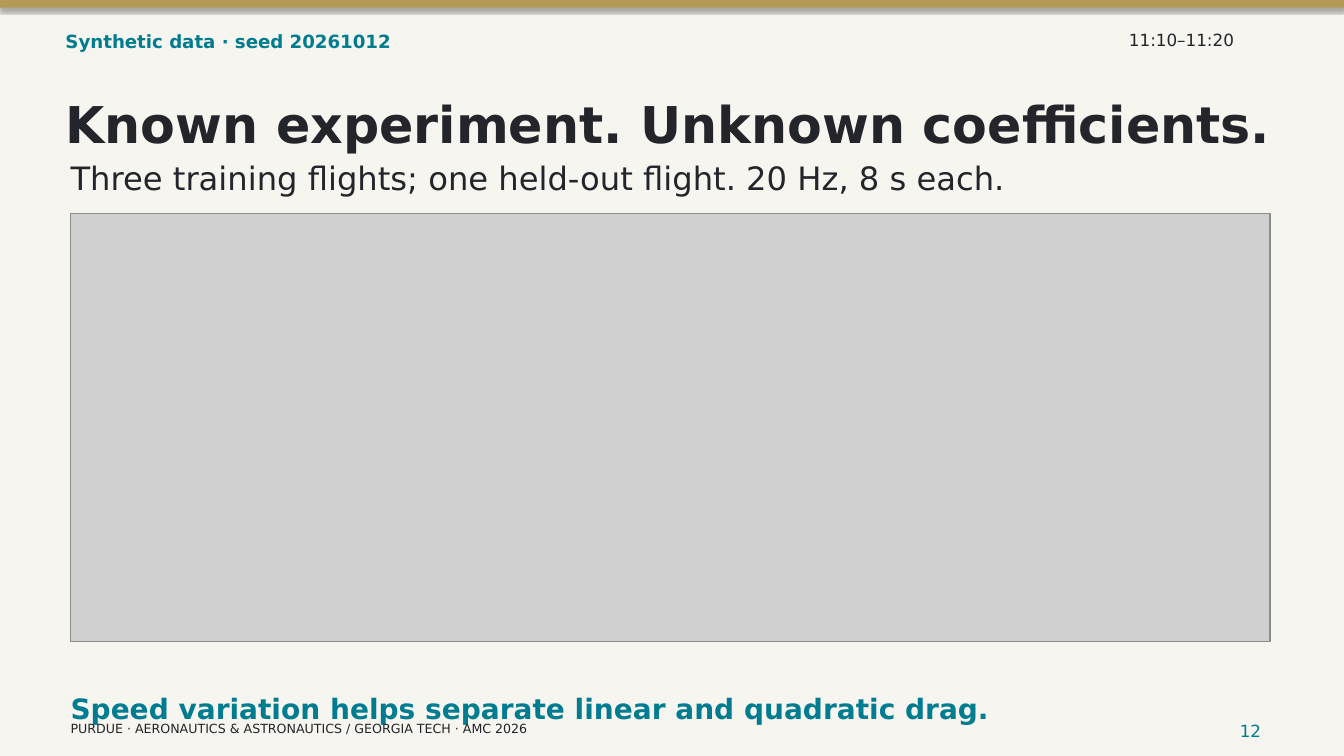
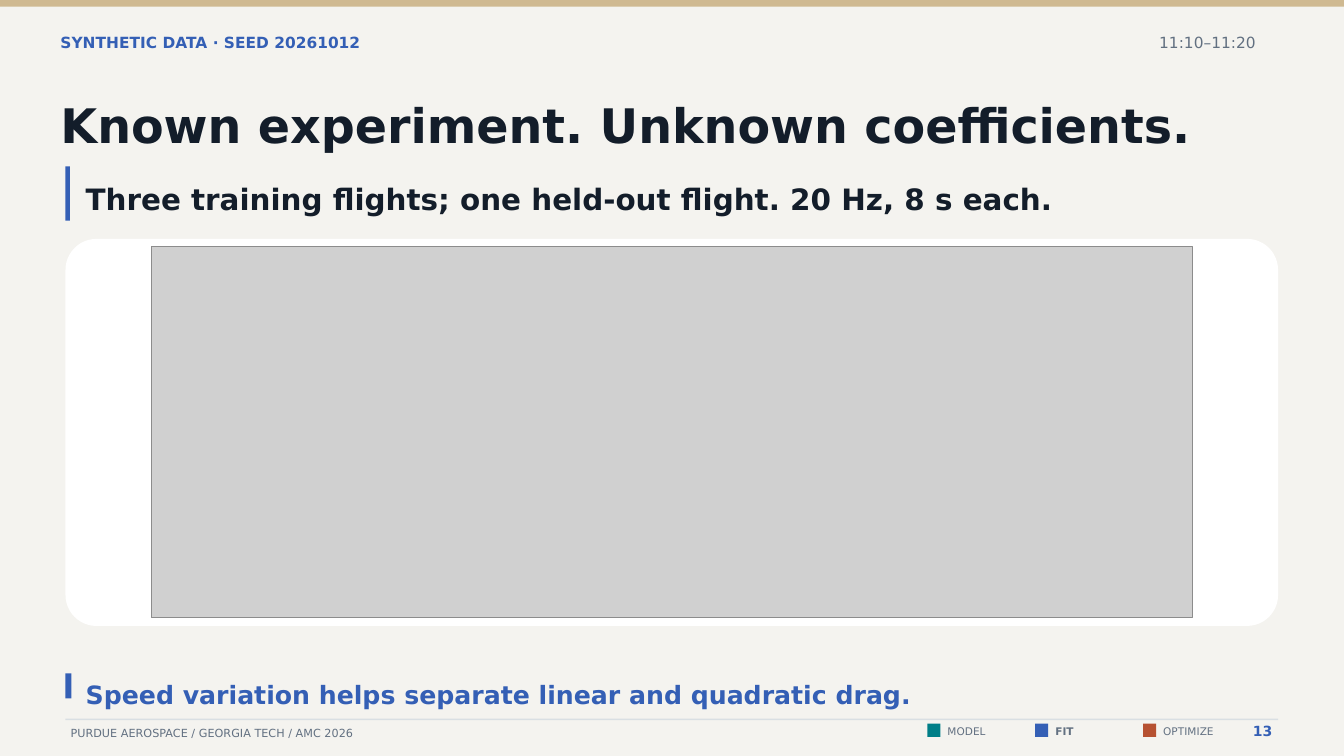
Before and after one commit to CogniPilot/rumoca-workshop, a slide deck: slide 13 of slides/workshop.pptx (slide 12 before the commit). Drawn at 1344x756 pixels with LibreOffice and Linux fonts; fonts in the diff are those of the drawing; grey boxes stand for pictures. Boxes give left, top, right and bottom in pixels: in the first picture for what was removed or moved away, otherwise in the second. Text is boxed around its words. In the diff, an @@ line names an element or a change of style, - is before the commit and + after.

Commit message:
Connect the workshop to interactive models, extensible backends and tested cloud tools

```diff
--- a/slides/workshop.pptx
+++ b/slides/workshop.pptx
@@ background #F7F5F0 to #F4F3EF @@
@@ rectangle at (0,0,1344,7): fill #B59A55 to #CFB991; shadow off @@
@@ text "11:10–11:20": place and size @@
-text "11:10–11:20" at (1129,33,1234,47)
+text "11:10–11:20" at (1159,36,1256,48)
@@ text "11:10–11:20" at (1159,36,1256,48): size 12 to 11 pt, text colour #23252A to #627081 @@
@@ text at (60,36,360,48): text changed; size 13 to 11 pt; text colour #007C91 to #345FB5 @@
-Synthetic data · seed 20261012
+SYNTHETIC DATA · SEED 20261012
@@ text "Known experiment. Unknown coefficients." at (60,107,1190,153): size 36.2 to 34 pt, text colour #23252A to #131D2A @@
@@ rectangle added at (66,166,70,221), fill #345FB5 @@
@@ text "Three training flights; one held-out ...": place and size @@
-text "Three training flights; one held-out ..." at (71,165,1005,197)
+text "Three training flights; one held-out ..." at (86,187,1052,216)
@@ text "Three training flights; one held-out ..." at (86,187,1052,216): size 23 to 21 pt, text colour #23252A to #131D2A, bold on @@
@@ rounded rectangle added at (66,239,1278,626), fill #FFFFFF @@
@@ picture: place and size @@
-picture at (71,214,1270,641)
+picture at (151,247,1193,618)
@@ rectangle added at (66,674,72,699), fill #345FB5 @@
@@ text "Speed variation helps separate linear ...": place and size @@
-text "Speed variation helps separate linear ..." at (71,697,988,725)
+text "Speed variation helps separate linear ..." at (86,685,911,710)
@@ text "Speed variation helps separate linear ..." at (86,685,911,710): size 20 to 18 pt, text colour #007C91 to #345FB5 @@
@@ rectangle added at (66,719,1278,720), fill #D9DFE3 @@
@@ text at (71,728,353,737): text changed; size 9 to 8 pt; text colour #23252A to #627081 @@
-PURDUE · AERONAUTICS & ASTRONAUTICS / GEORGIA TECH · AMC 2026
+PURDUE AEROSPACE / GEORGIA TECH / AMC 2026
@@ rectangle added at (928,724,941,737), fill #007E87 @@
@@ text added at (947,727,985,735), 7.5 pt, text #627081 @@
+MODEL
@@ rectangle added at (1035,724,1049,737), fill #345FB5 @@
@@ text added at (1055,727,1073,735), 7.5 pt, text #627081, bold @@
+FIT
@@ rectangle added at (1143,724,1156,737), fill #B65131 @@
@@ text added at (1163,727,1213,735), 7.5 pt, text #627081 @@
+OPTIMIZE
@@ text removed at (1240,724,1261,737) @@
-12
@@ text added at (1253,725,1272,736), 10 pt, text #345FB5, bold @@
+13
```
Also in this commit, not shown: 20 other slides changed, 7 slides added, 5 slides removed, 53 other files.
